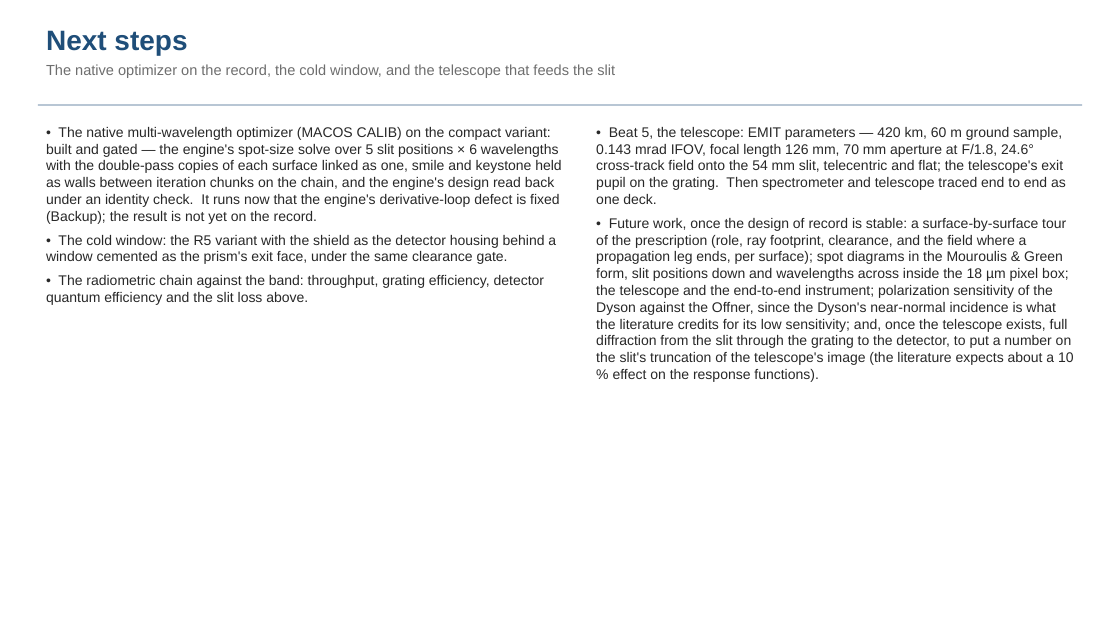
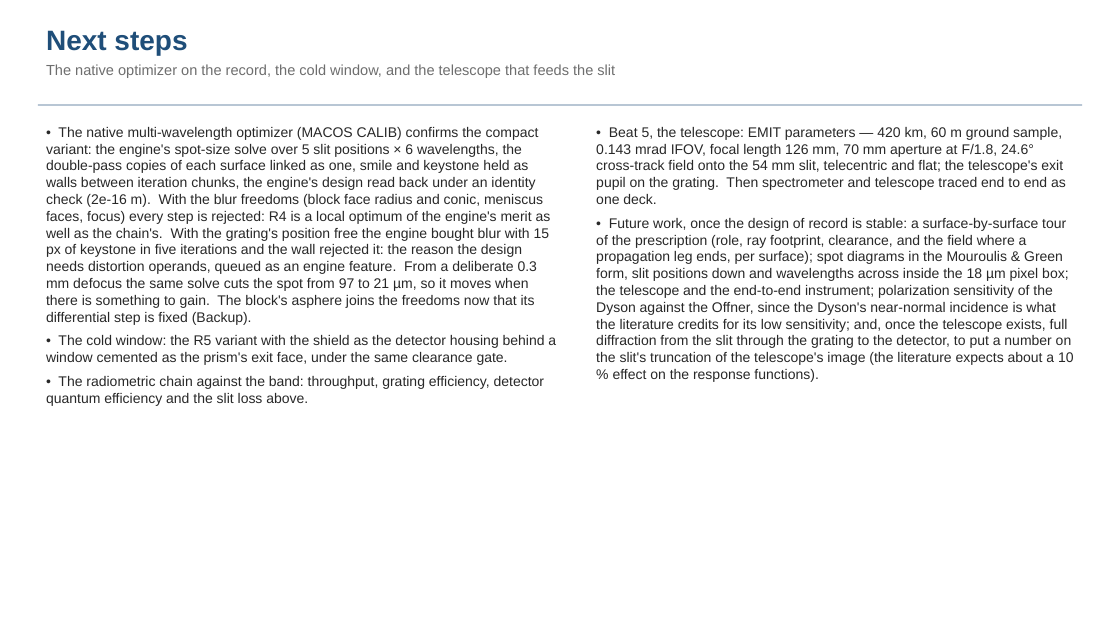
Before and after one commit to nasa-jpl/macos, a slide deck: slide 25 of demo_session/deck_dyson.pptx. Drawn at 1120x630 pixels with LibreOffice and Linux fonts; fonts in the diff are those of the drawing. Boxes give left, top, right and bottom in pixels: in the first picture for what was removed or moved away, otherwise in the second. Text is boxed around its words. In the diff, an @@ line names an element or a change of style, - is before the commit and + after.

```diff
--- a/demo_session/deck_dyson.pptx
+++ b/demo_session/deck_dyson.pptx
@@ text at bbox=[46, 127, 551, 325]: text changed @@
-• The native multi-wavelength optimizer (MACOS CALIB) on the compact variant: built and gated — the engine's spot-size solve over 5 slit positions × 6 wavelengths with the double-pass copies of each surface linked as one, smile and keystone held as walls between iteration chunks on the chain, and the engine's design read back under an identity check. It runs now that the engine's derivative-loop defect is fixed (Backup); the result is not yet on the record.
+• The native multi-wavelength optimizer (MACOS CALIB) confirms the compact variant: the engine's spot-size solve over 5 slit positions × 6 wavelengths, the double-pass copies of each surface linked as one, smile and keystone held as walls between iteration chunks, the engine's design read back under an identity check (2e-16 m). With the blur freedoms (block face radius and conic, meniscus faces, focus) every step is rejected: R4 is a local optimum of the engine's merit as well as the chain's. With the grating's position free the engine bought blur with 15 px of keystone in five iterations and the wall rejected it: the reason the design needs distortion operands, queued as an engine feature. From a deliberate 0.3 mm defocus the same solve cuts the spot from 97 to 21 µm, so it moves when there is something to gain. The block's asphere joins the freedoms now that its differential step is fixed (Backup).
```
Also in this commit, not shown: 3 other slides changed, 7 other files.
